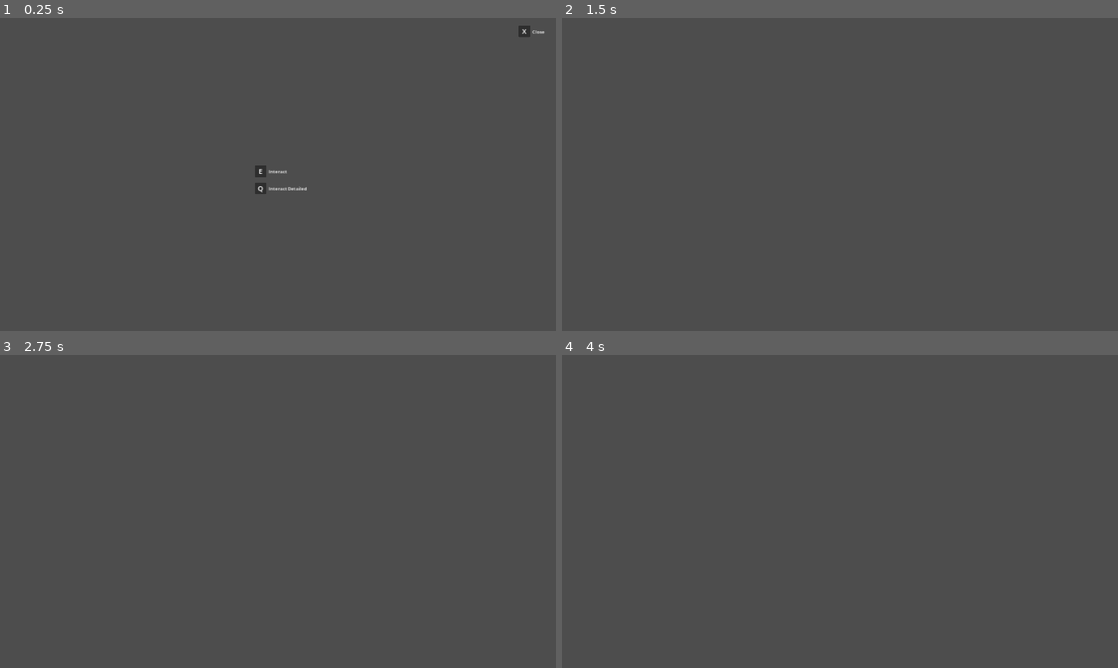
Above: before the commit, frames 1-4 (two rows, left to right).
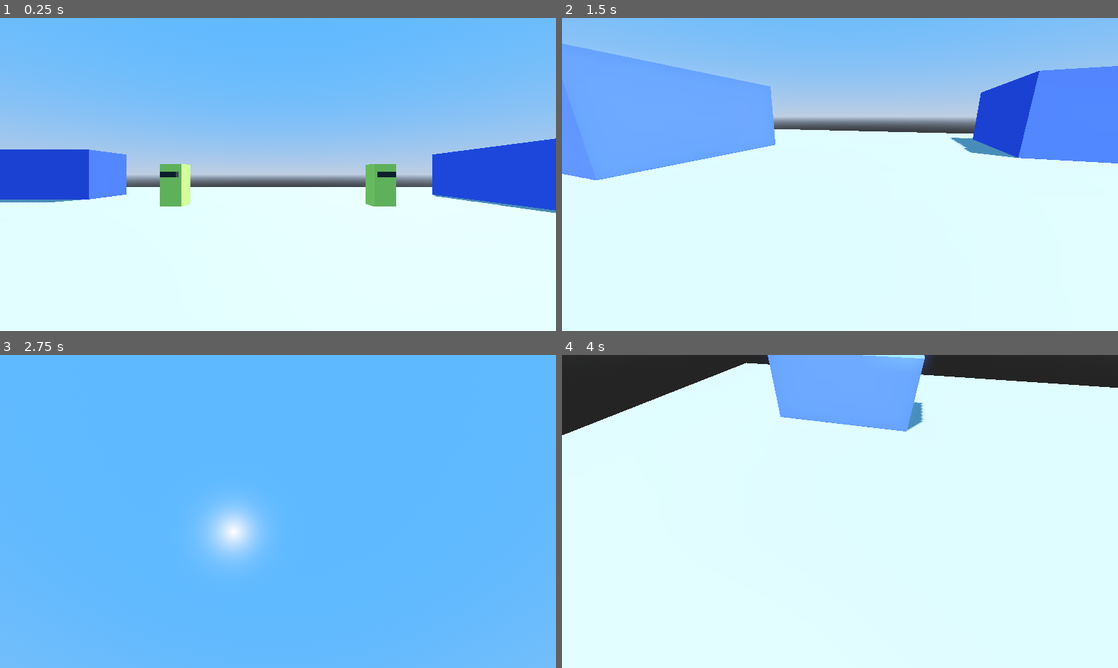
Above: after the commit, the same moments.

Repository: Skyvastern/the-aspiring-deva
Game: Godot game, scene res://main/main.tscn
Same seed, same stepped clock (60 frames per second), same inputs: the game is played once before the commit and once after it.
Inputs (mouse positions are in pixels of both pictures, inside the frame that each line leads up to):
- Up to frame 1 (0.25 s): no input
- Up to frame 2 (1.5 s): tap Enter at 0.5 s; move the mouse to (962, 158) at 0.52 s; hold D (right) 0.53-1.28 s; tap E (interact) at 0.6 s; tap Space (jump) at 0.77 s; move the mouse to (728, 190) at 1.27 s; hold S (backward) from 1.28 s (still down); tap X (close_interaction) at 1.35 s
- Up to frame 3 (2.75 s): tap Space (jump) at 1.52 s; tap E (interact) at 1.55, 2.1 s; move the mouse to (333, 442) at 2.02 s; release S (backward) at 2.03 s; hold D (right) from 2.03 s (still down)
- Up to frame 4 (4 s): tap Space (jump) at 2.75, 3.02, 3.77 s; move the mouse to (812, 574) at 2.77 s; release D (right) at 2.78 s; hold W (forward) 2.78-3.53 s; tap Q (interact_detailed) at 2.85 s; tap E (interact) at 3.05, 3.6 s; tap Enter at 3.5 s; move the mouse to (1006, 558) at 3.52 s; hold A (left) from 3.53 s (still down)

The runs differ from the first frame. In frame 1, 99% of the frame differs, in the area x 0-100%, y 0-100%; in frame 2, 99%; in frame 3, 100%; in frame 4, 100%.

Commit message:
Update NPC scene to be a CharacterBody

Diff:
--- a/frontend/main/main.tscn
+++ b/frontend/main/main.tscn
@@ -1,14 +1,9 @@
 [gd_scene load_steps=3 format=3 uid="uid://bfawuhapwvy2u"]
 
 [ext_resource type="Script" path="res://main/main.gd" id="1_8mdjw"]
-[ext_resource type="PackedScene" uid="uid://dl6ccnf5ec1qq" path="res://main/npc/npc.tscn" id="2_ncjub"]
+[ext_resource type="PackedScene" uid="uid://bjnd35v4sh1vl" path="res://main/world/world.tscn" id="2_upxpq"]
 
 [node name="Main" type="Node"]
 script = ExtResource("1_8mdjw")
 
-[node name="NPC" parent="." instance=ExtResource("2_ncjub")]
-background_story = "You are a farmer living in the outskirts of Patliputra in the year 300 BCE. You are someone who hasn't see many travellers in your life.
-
-By nature you're a optimistic but a shy person.
-
-Give response in less than 100 words."
+[node name="World" parent="." instance=ExtResource("2_upxpq")]
--- a/frontend/main/npc/npc.gd
+++ b/frontend/main/npc/npc.gd
@@ -1,4 +1,4 @@
-extends Node
+extends CharacterBody3D
 class_name NPC
 
 @export var interact: NPC_Interact
--- a/frontend/main/npc/npc.tscn
+++ b/frontend/main/npc/npc.tscn
@@ -1,12 +1,39 @@
-[gd_scene load_steps=3 format=3 uid="uid://dl6ccnf5ec1qq"]
+[gd_scene load_steps=7 format=3 uid="uid://dl6ccnf5ec1qq"]
 
 [ext_resource type="Script" path="res://main/npc/npc.gd" id="1_hyvfc"]
-[ext_resource type="PackedScene" uid="uid://dcqh0x5sbp7oq" path="res://main/npc/npc_interact/npc_interact.tscn" id="2_hq4es"]
 
-[node name="NPC" type="Node" node_paths=PackedStringArray("interact")]
+[sub_resource type="BoxMesh" id="BoxMesh_kw8wg"]
+size = Vector3(1, 2, 1)
+
+[sub_resource type="StandardMaterial3D" id="StandardMaterial3D_5yho2"]
+albedo_color = Color(0.784314, 1, 0.392157, 1)
+
+[sub_resource type="BoxMesh" id="BoxMesh_pfeea"]
+size = Vector3(0.75, 0.25, 1)
+
+[sub_resource type="StandardMaterial3D" id="StandardMaterial3D_6to1v"]
+albedo_color = Color(0.196078, 0.196078, 0.196078, 1)
+
+[sub_resource type="BoxShape3D" id="BoxShape3D_5wxcb"]
+size = Vector3(1, 2, 1)
+
+[node name="NPC" type="CharacterBody3D" node_paths=PackedStringArray("interact")]
 script = ExtResource("1_hyvfc")
-interact = NodePath("NPC Interact")
+interact = NodePath("")
 background_story = "You are a helpful assistant."
 
-[node name="NPC Interact" parent="." node_paths=PackedStringArray("npc") instance=ExtResource("2_hq4es")]
-npc = NodePath("..")
+[node name="Body" type="MeshInstance3D" parent="."]
+transform = Transform3D(1, 0, 0, 0, 1, 0, 0, 0, 1, 0, 1, 0)
+cast_shadow = 0
+mesh = SubResource("BoxMesh_kw8wg")
+surface_material_override/0 = SubResource("StandardMaterial3D_5yho2")
+
+[node name="Eyes" type="MeshInstance3D" parent="."]
+transform = Transform3D(1, 0, 0, 0, 1, 0, 0, 0, 1, 0, 1.5, -0.25)
+cast_shadow = 0
+mesh = SubResource("BoxMesh_pfeea")
+surface_material_override/0 = SubResource("StandardMaterial3D_6to1v")
+
+[node name="CollisionShape3D" type="CollisionShape3D" parent="."]
+transform = Transform3D(1, 0, 0, 0, 1, 0, 0, 0, 1, 0, 1, 0)
+shape = SubResource("BoxShape3D_5wxcb")
--- a/frontend/main/world/world.tscn
+++ b/frontend/main/world/world.tscn
@@ -1,6 +1,7 @@
-[gd_scene load_steps=6 format=3 uid="uid://bjnd35v4sh1vl"]
+[gd_scene load_steps=7 format=3 uid="uid://bjnd35v4sh1vl"]
 
 [ext_resource type="PackedScene" uid="uid://c1bb8sp4rf0m5" path="res://main/player/player.tscn" id="1_5vv7m"]
+[ext_resource type="PackedScene" uid="uid://dl6ccnf5ec1qq" path="res://main/npc/npc.tscn" id="2_sa35n"]
 
 [sub_resource type="ProceduralSkyMaterial" id="ProceduralSkyMaterial_2e745"]
 sky_top_color = Color(0.294118, 0.588235, 1, 1)
@@ -62,3 +63,19 @@
 
 [node name="Player" parent="." instance=ExtResource("1_5vv7m")]
 transform = Transform3D(1, 0, 0, 0, 1, 0, 0, 0, 1, 0, 0.5, 0)
+
+[node name="NPCs" type="Node3D" parent="."]
+
+[node name="NPC 1" parent="NPCs" instance=ExtResource("2_sa35n")]
+transform = Transform3D(-1, 0, -8.74228e-08, 0, 1, 0, 8.74228e-08, 0, -1, -5, 0.5, -10)
+background_story = "You are a farmer living in the outskirts of Patliputra in the year 300 BCE. You are someone who hasn't see many travellers in your life.
+
+By nature you're a optimistic but a shy person.
+
+Give response in less than 100 words."
+
+[node name="NPC 2" parent="NPCs" instance=ExtResource("2_sa35n")]
+transform = Transform3D(-1, 0, -8.74228e-08, 0, 1, 0, 8.74228e-08, 0, -1, 5, 0.5, -10)
+background_story = "You are the noble king of Patliputra in the year 300 BCE.
+
+Give response in less than 100 words."
